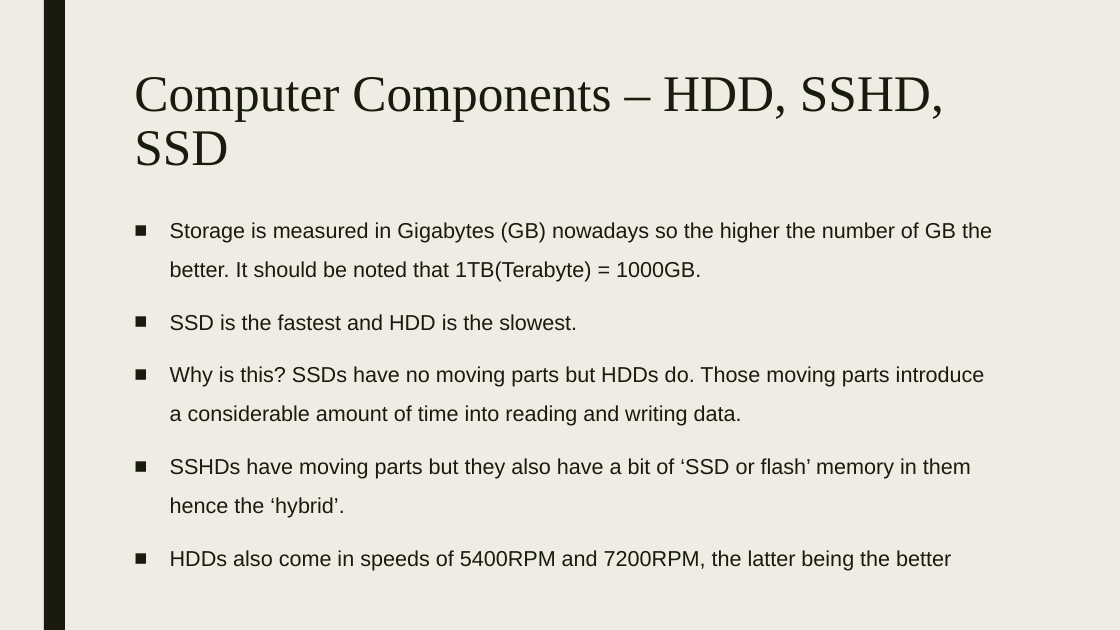
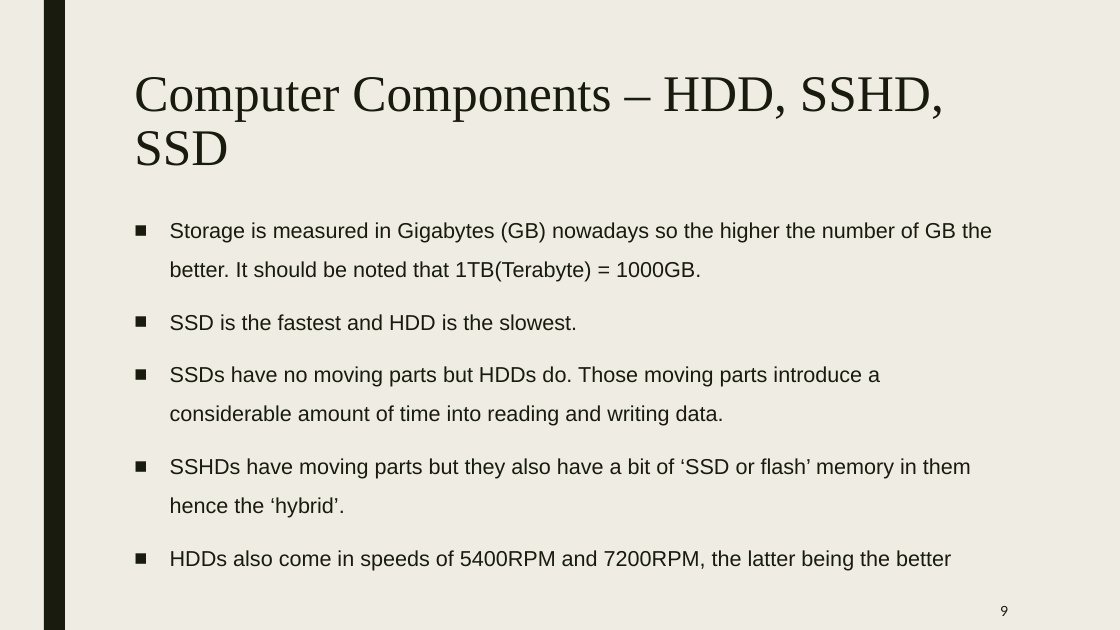
Before and after one commit to simeon9696/programmingworkshop, a slide deck: slide 9 of 2.) Introduction to computers/Introduction to computers.pptx (slide 8 before the commit). Drawn at 1120x630 pixels with LibreOffice and Linux fonts; fonts in the diff are those of the drawing. Boxes give left, top, right and bottom in pixels: in the first picture for what was removed or moved away, otherwise in the second. Text is boxed around its words. In the diff, an @@ line names an element or a change of style, - is before the commit and + after.

Commit message:
added introduction to computers and pointers

```diff
--- a/2.) Introduction to computers/Introduction to computers.pptx
+++ b/2.) Introduction to computers/Introduction to computers.pptx
@@ text at <box>170,366,880,426</box>: text changed @@
-■ Why is this? SSDs have no moving parts but HDDs do. Those moving parts introduce a considerable amount of time into reading and writing data.
+■ SSDs have no moving parts but HDDs do. Those moving parts introduce a considerable amount of time into reading and writing data.
@@ page number added at <box>1000,606,1008,616</box>, 12 pt, text #191B0E @@
+9
```
Also in this commit, not shown: 8 other slides changed, 3 slides added, 3 other files.
